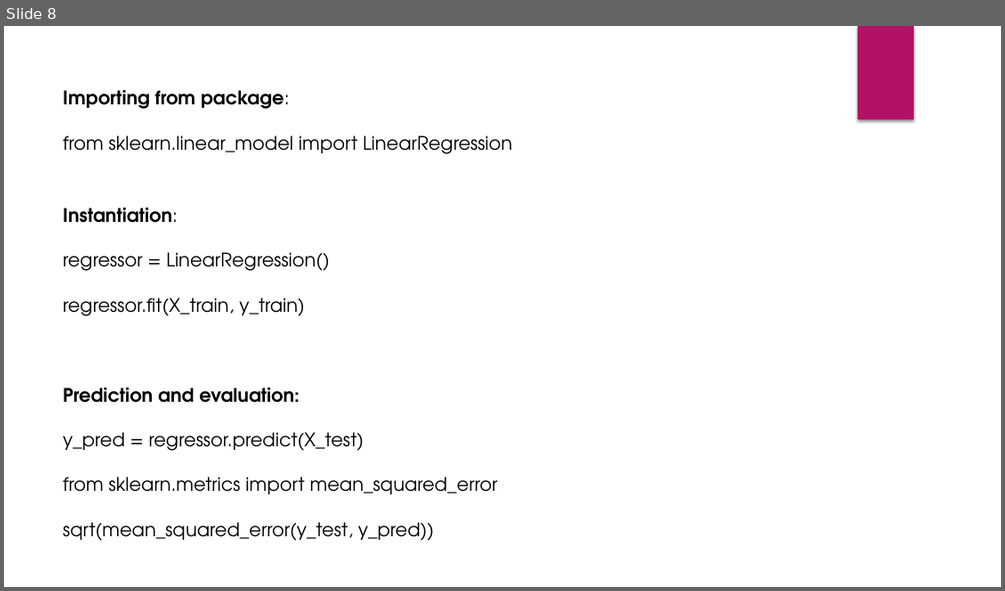
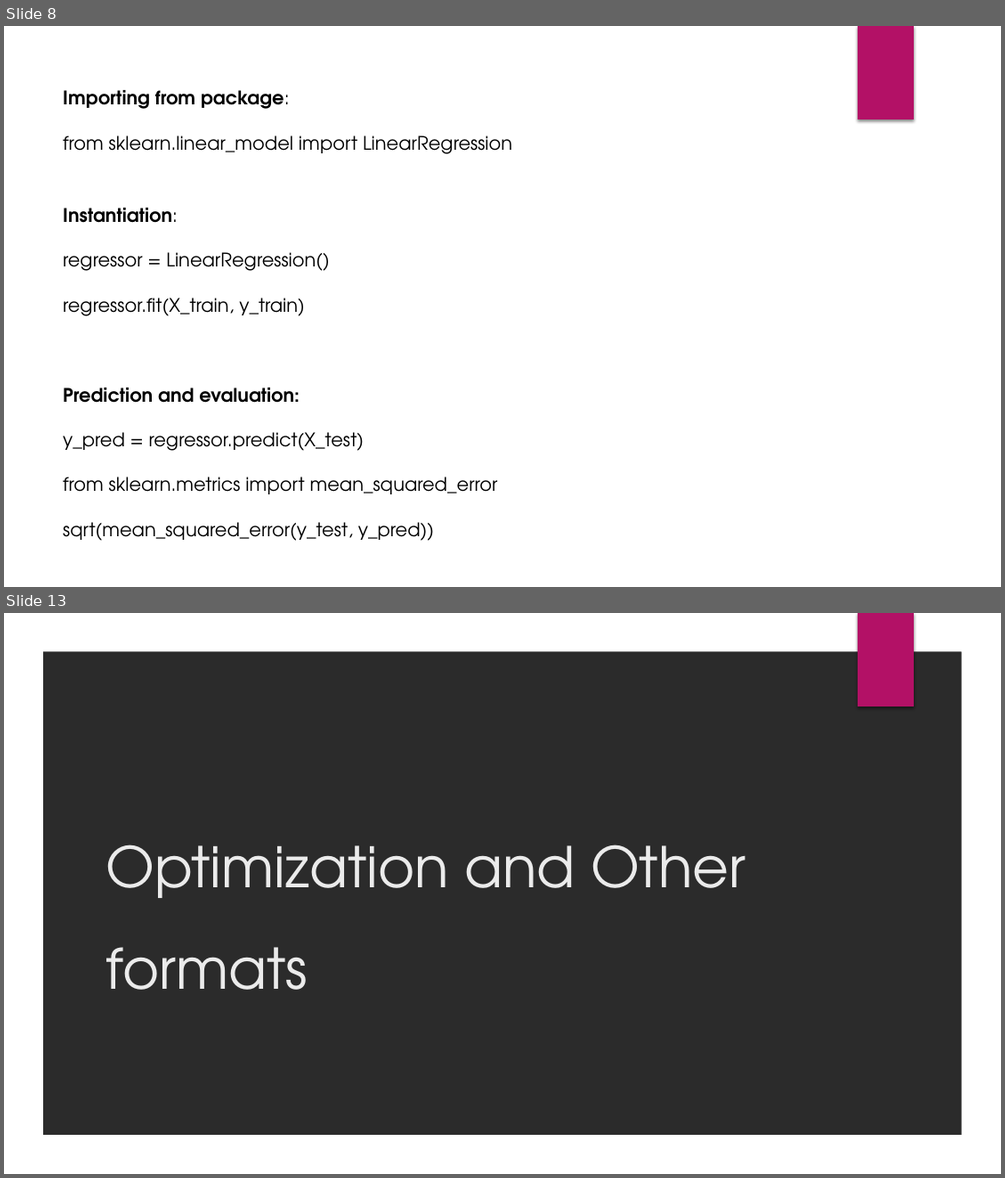
Before and after one commit to Siddhartha0205/ML_Algorithms, a slide deck: 1_Linear_Regression/Linear_Regression.pptx. Shown one above the other, each under a label of ours: slide 8 before the commit, slides 8 and 13 after it; the slides between them are not shown. The pictures are 1005x591 and 1005x1178 pixels, drawn with LibreOffice and Linux fonts; fonts in the diff are those of the drawing; background and template pictures are left out; a plain dark background stands for a picture behind light text. Boxes give left, top, right and bottom in pixels: in the first picture for what was removed or moved away, otherwise in the second. Text is boxed around its words. In the diff, an @@ line names an element or a change of style, - is before the commit and + after.

```diff
--- a/1_Linear_Regression/Linear_Regression.pptx
+++ b/1_Linear_Regression/Linear_Regression.pptx
@@ slide 13 added at (4,613,1001,1174), background picture (left out); not listed: 1 template element that a slide beside it also shows @@
@@ freeform shape added at (4,613,1001,1174), fill #FFFFFF @@
@@ title added at (105,844,745,989), 54 pt, text #EBEBEB @@
+Optimization and Other formats
```
Also in this commit, not shown: 7 other slides added, 1 slide removed, 3 other files.
